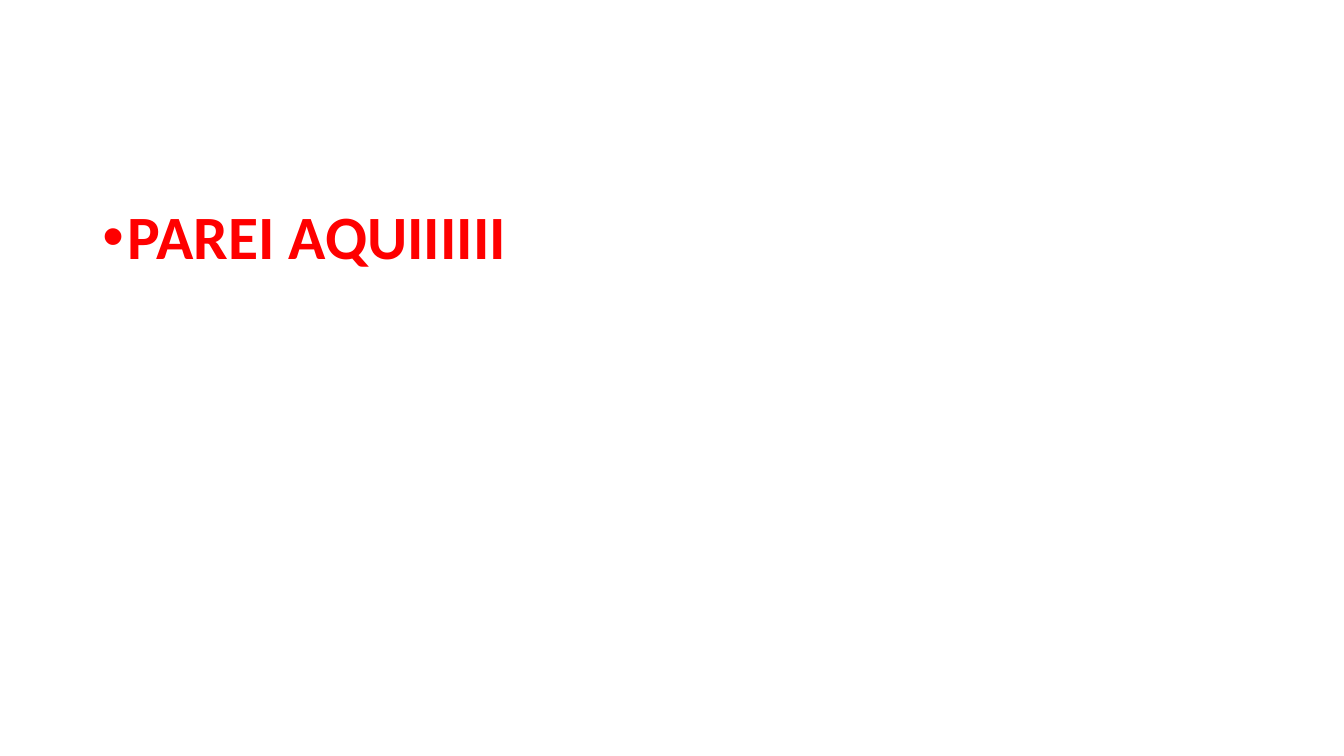
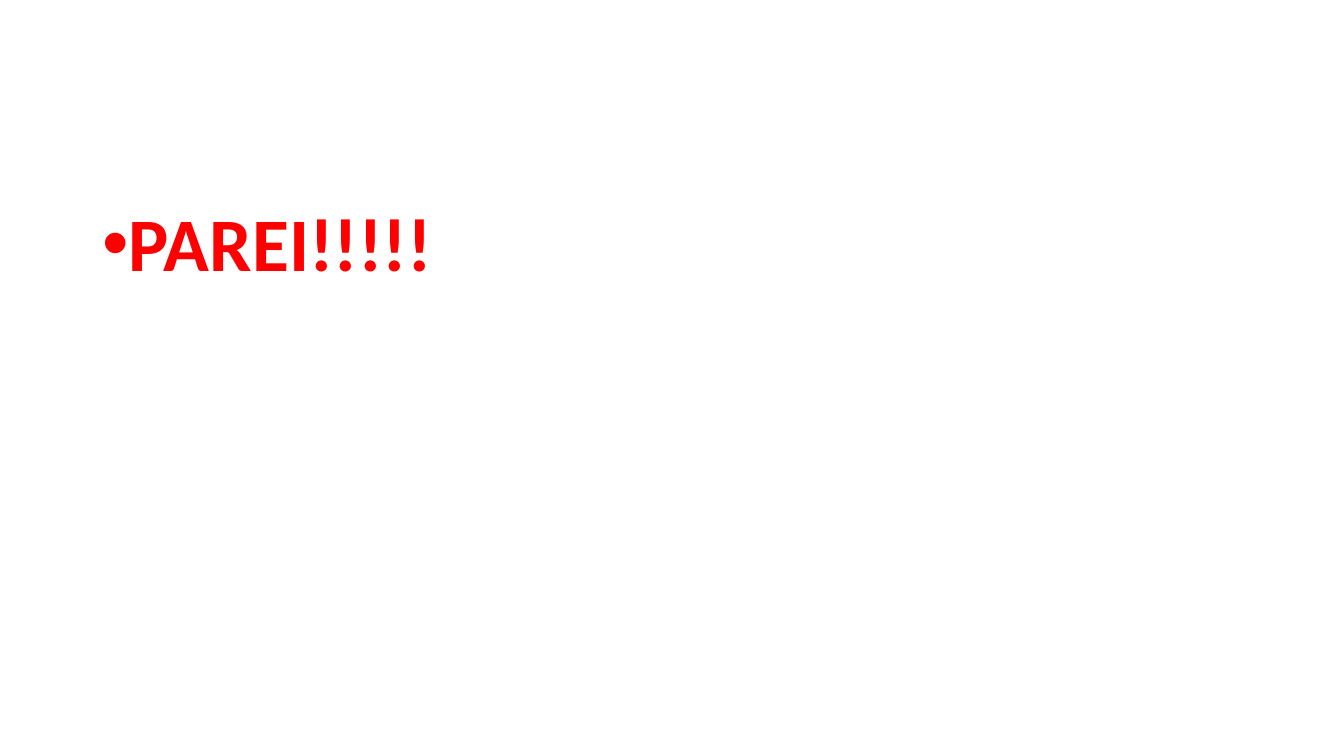
Before and after one commit to zz4fap/c24_inteligencia_artificial, a slide deck: slide 28 of slides/C24_RNN.pptx (slide 22 before the commit). Drawn at 1344x756 pixels with LibreOffice and Linux fonts; fonts in the diff are those of the drawing. Boxes give left, top, right and bottom in pixels: in the first picture for what was removed or moved away, otherwise in the second. Text is boxed around its words. In the diff, an @@ line names an element or a change of style, - is before the commit and + after.

```diff
--- a/slides/C24_RNN.pptx
+++ b/slides/C24_RNN.pptx
@@ text at (x1=129, y1=219, x2=432, y2=272): text changed; size 44 to 54 pt @@
-• PAREI AQUIIIIII
+• PAREI!!!!!
```
Also in this commit, not shown: 5 other slides changed, 3 slides added, 1 slide removed.
